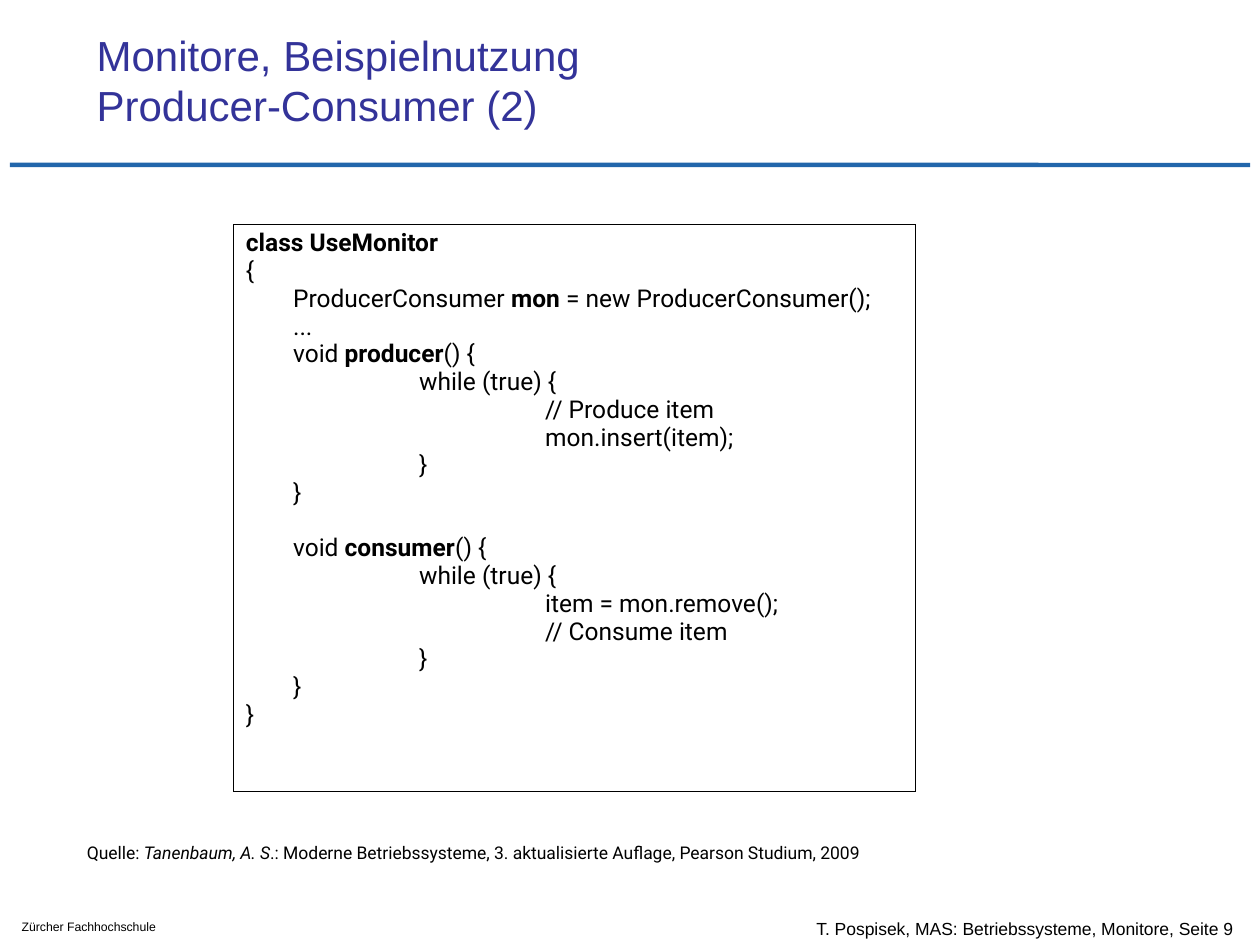
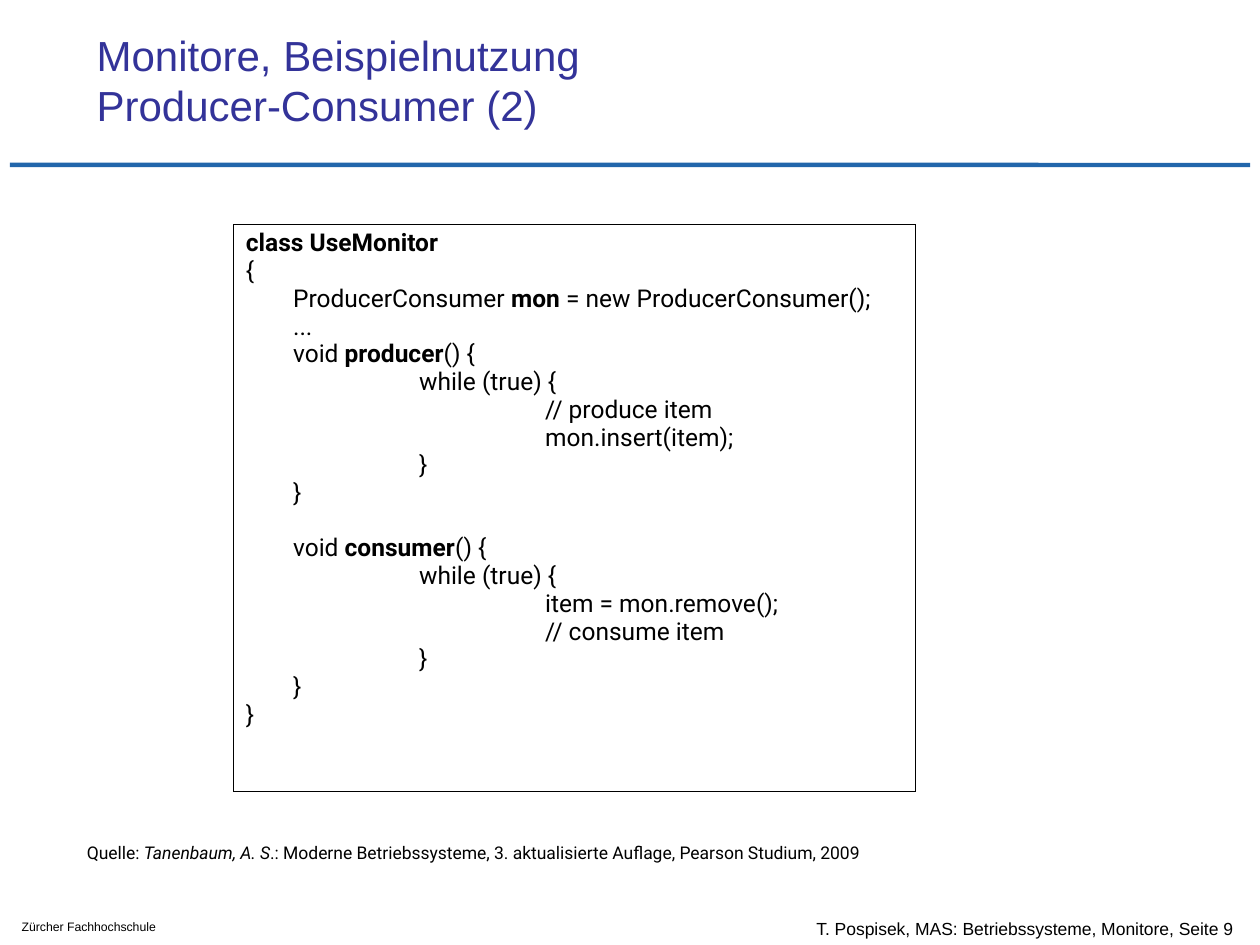
Before and after one commit to tpo/betriebssysteme, a slide deck: slide 9 of 08_Koordination_und_Synchronisation_Monitore.odp. Drawn at 1260x945 pixels with LibreOffice and Linux fonts; fonts in the diff are those of the drawing; background and template pictures are left out. Boxes give left, top, right and bottom in pixels: in the first picture for what was removed or moved away, otherwise in the second. Text is boxed around its words. In the diff, an @@ line names an element or a change of style, - is before the commit and + after.

```diff
--- a/08_Koordination_und_Synchronisation_Monitore.odp
+++ b/08_Koordination_und_Synchronisation_Monitore.odp
@@ text at (569, 399, 712, 423): text changed @@
-// Produce item
+// produce item
@@ text at (569, 622, 724, 641): text changed @@
-// Consume item
+// consume item
```
Also in this commit, not shown: 4 other slides changed, 3 other files.
